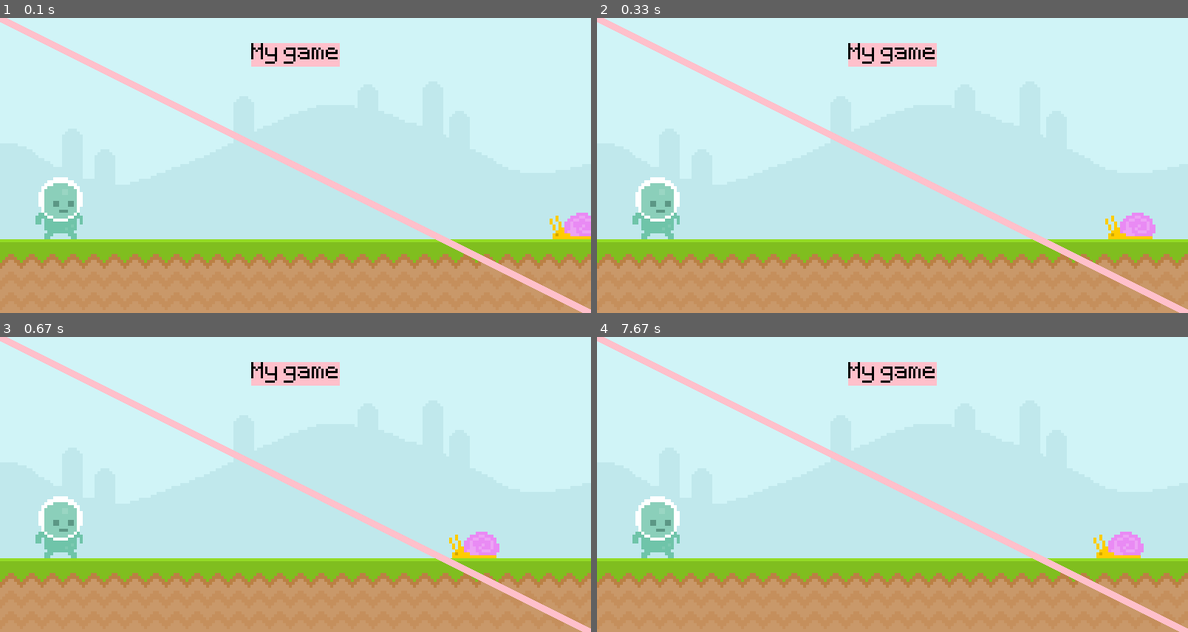
Above: before the commit, frames 1-4 (two rows, left to right).
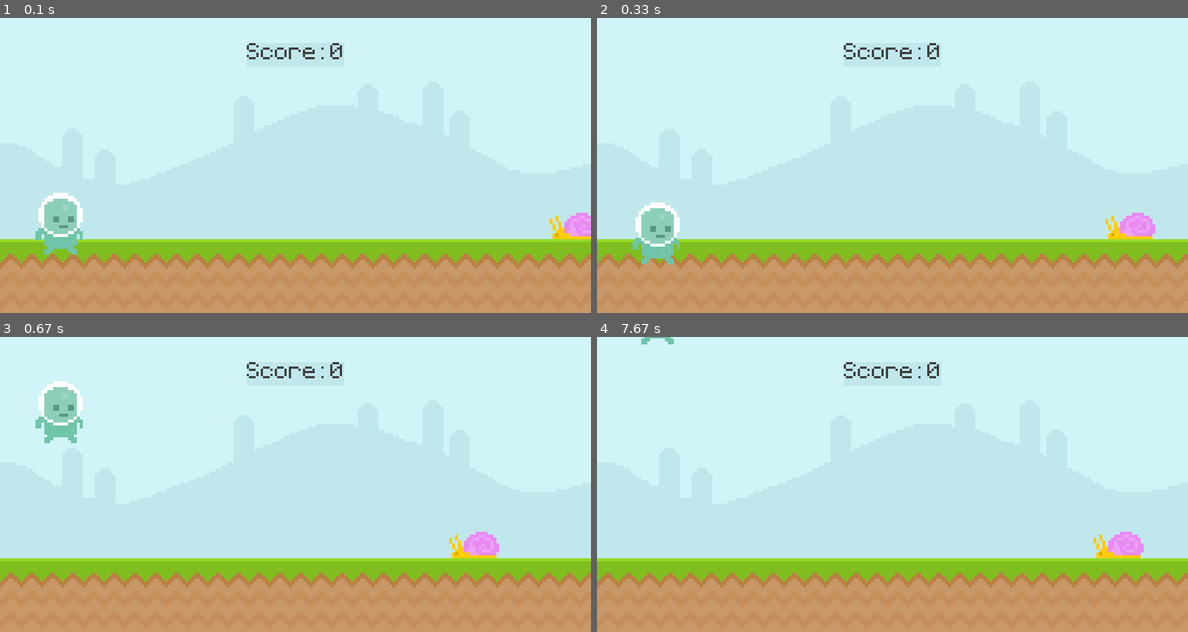
Above: after the commit, the same moments.

Repository: UnnamedOmen/learning-pygame
Game: pygame game, started from tutorial.py
The game is run twice, just before and just after one commit, with the same random seed, the same clock (stepped at 60 frames per second) and the same inputs.
Inputs (mouse positions are in pixels of both pictures, inside the frame that each line leads up to):
- Up to frame 1 (0.1 s): no input
- Up to frame 2 (0.33 s): no input
- Up to frame 3 (0.67 s): tap Space at 0.33 s
- Up to frame 4 (7.67 s): press the mouse at (656, 413) at 0.7 s; move the mouse to (833, 431) at 0.8 s; release the mouse at (1016, 446) at 0.93 s; move the mouse to (774, 437) at 1.03 s; tap Space at 1.07, 1.37, 1.9, 2.2, 2.97, 3.73, 4.13, 4.43, 5.2, 5.5, 6.53, 6.83, 7.6 s; move the mouse to (703, 514) at 1.87 s; move the mouse to (1028, 440) at 2.93 s; move the mouse to (738, 575) at 3.7 s; move the mouse to (1093, 570) at 4.1 s; move the mouse to (768, 496) at 5.17 s

The runs differ from the first frame. In frame 1, 5.1% of the frame differs, in the area x 0-100%, y 0-100%; in frame 2, 5.5%; in frame 3, 6.2%; in frame 4, 5.0%.

Commit message:
unfinished

Diff:
--- a/tutorial.py
+++ b/tutorial.py
@@ -14,9 +14,11 @@
 sky_surface = pygame.image.load("graphics/Sky.png").convert()
 ground_surface = pygame.image.load("graphics/ground.png").convert()
 
-score_surface = test_font.render("My game", False, "Black")
+score = 0
+score_surface = test_font.render(f"Score: {score}", False, (64,64,64))
 score_rect = score_surface.get_rect(center = (400, 50))
 
+player_gravity = 0
 player_surface = pygame.image.load("graphics/Player/player_walk_1.png").convert_alpha()
 player_rect = player_surface.get_rect(midbottom = (80, 300))
 
@@ -34,31 +36,42 @@
         if event.type == pygame.QUIT:
             pygame.quit()
             exit()
-        # if event.type == pygame.MOUSEMOTION:
-        #     if player_rect.collidepoint(event.pos): print("Collision")
+        if event.type == pygame.MOUSEBUTTONDOWN:
+            if player_rect.collidepoint(event.pos):
+                player_gravity = -20
+        if event.type == pygame.KEYDOWN:
+            if event.key == pygame.K_SPACE:
+                player_gravity = -20
+
 
     # Display terrain and score surfaces
     screen.blit(sky_surface, (0, 0))
     screen.blit(ground_surface, (0, 300))
 
-    pygame.draw.rect(screen, "Pink", score_rect)
-    pygame.draw.rect(screen, "Pink", score_rect)
-    pygame.draw.line(screen, "Pink", (0,0), (800,400), 10)
+    pygame.draw.rect(screen, '#c0e8ec', score_rect)
+    pygame.draw.rect(screen, '#c0e8ec', score_rect)
+
     screen.blit(score_surface, score_rect)
 
     # Display enemy and player surfaces
     screen.blit(snail_surface, snail_rect)
+
+    player_gravity += 1
+    player_rect.y += player_gravity
+    if player_rect.y >= 301: player_rect.y = 250
     screen.blit(player_surface, player_rect)
 
     # Decrement snail position for movement, then reset snail position
     snail_rect.x -= 4
-    if snail_rect.right <= 0: snail_rect.left = 800
+    if snail_rect.right <= 0:
+        snail_rect.left = 800
+        score += 1
 
-    # if player_rect.colliderect(snail_rect):
-    #     print("collision")
-    # mouse_pos = pygame.mouse.get_pos()
-    # if player_rect.collidepoint((mouse_pos)):
-    #     print(pygame.mouse.get_pressed())
+
+    keys = pygame.key.get_pressed()
+    if keys[pygame.K_SPACE]:
+        print("space")
+
 
 
     # Frame-rate and screen update
